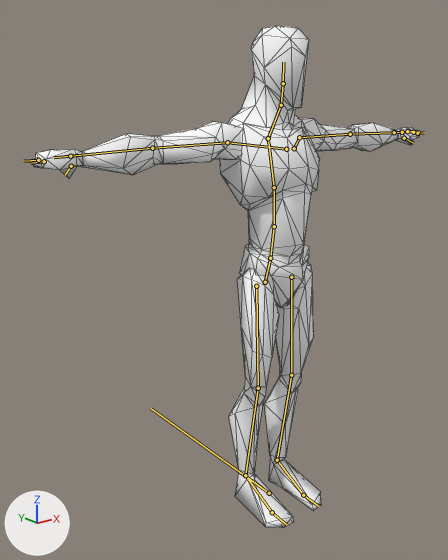
Renders of the glTF model assets/models/anim_addon.glb from each side of a commit.
Camera for both pictures: a camera (50 mm lens) standing at (-1.537, -1.618, 1.632) and looking at (-0.17, 0.09, 0.949). Arrows for +X, +Y and +Z are at lower left; the lights stay in place. The picture after the commit comes second. The bones that change, and the others that lie on the model, are drawn over the model as lines. Mesh edges are drawn as thin lines.

Objects in the first picture: 'Mannequin'.
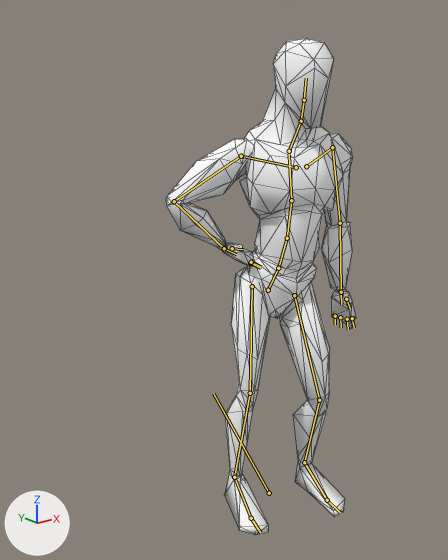
The newer file adds an action. The first version stands in its rest pose; the second is drawn at frame 1 of the action 'Idle Listening'.

Boxes [x1, y1, x2, y2] around the edits, measured in the pictures (448 x 560 px):
'Mannequin', posed (51% narrower)
    before: [27, 26, 421, 527]
    after: [165, 38, 356, 534]
bone 'root', root to tip
    before: (269, 493) to (151, 408)
    after: (269, 493) to (213, 393)
bone 'pelvis', root to tip
    before: (265, 282) to (270, 258)
    after: (268, 290) to (278, 268)
bone 'spine_01', root to tip
    before: (270, 258) to (274, 226)
    after: (278, 268) to (287, 238)
bone 'spine_02', root to tip
    before: (274, 226) to (274, 187)
    after: (287, 238) to (291, 200)
bone 'spine_03', root to tip
    before: (274, 187) to (268, 141)
    after: (291, 200) to (289, 154)
bone 'neck_01', root to tip
    before: (268, 138) to (281, 105)
    after: (289, 151) to (301, 121)
bone 'head', root to tip
    before: (281, 105) to (283, 83)
    after: (301, 121) to (304, 100)
bone 'upperarm_l', root to tip
    before: (299, 137) to (350, 134)
    after: (332, 147) to (340, 223)
bone 'lowerarm_l', root to tip
    before: (350, 134) to (394, 132)
    after: (340, 223) to (341, 292)
bone 'hand_l', root to tip
    before: (394, 132) to (401, 132)
    after: (341, 292) to (341, 304)
bone 'upperarm_r', root to tip
    before: (227, 142) to (152, 148)
    after: (241, 156) to (174, 201)
bone 'lowerarm_r', root to tip
    before: (152, 148) to (70, 156)
    after: (174, 201) to (224, 248)
bone 'hand_r', root to tip
    before: (70, 156) to (54, 157)
    after: (224, 248) to (236, 254)
bone 'thigh_l', root to tip
    before: (291, 277) to (291, 375)
    after: (294, 295) to (319, 400)
bone 'calf_l', root to tip
    before: (291, 375) to (277, 460)
    after: (319, 400) to (304, 462)
bone 'foot_l', root to tip
    before: (277, 460) to (303, 495)
    after: (304, 462) to (327, 500)
bone 'thigh_r', root to tip
    before: (256, 286) to (258, 388)
    after: (252, 286) to (250, 393)
bone 'calf_r', root to tip
    before: (258, 388) to (245, 475)
    after: (250, 393) to (234, 477)
bone 'foot_r', root to tip
    before: (245, 475) to (272, 512)
    after: (234, 477) to (251, 518)

The edits, one by one:
Bone 'root' (bone_root) turns from (0, 0, 0) to (0, 0, -23) degrees about its own x, y and z.
Bone 'pelvis' (bone_pelvis) moves from (0.0, 0.0, 0.0) to (-0.008, -0.032, 0.012).
Bone 'pelvis' (bone_pelvis) turns from (0, 0, 0) to (4, -5, -16) degrees about its own x, y and z.
Bone 'spine_01' (bone_spine_01) turns from (0, 0, 0) to (2, 2, 6) degrees about its own x, y and z.
Bone 'spine_02' (bone_spine_02) turns from (0, 0, 0) to (2, 1, 7) degrees about its own x, y and z.
Bone 'spine_03' (bone_spine_03) turns from (0, 0, 0) to (2, -1, 7) degrees about its own x, y and z.
Bone 'neck_01' (bone_neck_01) turns from (0, 0, 0) to (0, 8, -6) degrees about its own x, y and z.
Bone 'head' (bone_head) turns from (0, 0, 0) to (0, 10, -2) degrees about its own x, y and z.
Bone 'upperarm_l' (bone_upperarm_l) turns from (0, 0, 0) to (2, 30, -80) degrees about its own x, y and z.
Bone 'lowerarm_l' (bone_lowerarm_l) turns from (0, 0, 0) to (9, 0, -3) degrees about its own x, y and z.
Bone 'hand_l' (bone_hand_l) turns from (0, 0, 0) to (18, -57, -14) degrees about its own x, y and z.
Bone 'upperarm_r' (bone_upperarm_r) turns from (0, 0, 0) to (55, -66, -30) degrees about its own x, y and z.
Bone 'lowerarm_r' (bone_lowerarm_r) turns from (0, 0, 0) to (101, -22, 18) degrees about its own x, y and z.
Bone 'hand_r' (bone_hand_r) turns from (0, 0, 0) to (105, 67, 81) degrees about its own x, y and z.
Bone 'thigh_l' (bone_thigh_l) turns from (0, 0, 0) to (-21, -7, -23) degrees about its own x, y and z.
Bone 'calf_l' (bone_calf_l) turns from (0, 0, 0) to (33, 0, 0) degrees about its own x, y and z.
Bone 'foot_l' (bone_foot_l) turns from (0, 0, 0) to (-14, -10, -1) degrees about its own x, y and z.
Bone 'thigh_r' (bone_thigh_r) turns from (0, 0, 0) to (-11, -3, -13) degrees about its own x, y and z.
Bone 'calf_r' (bone_calf_r) turns from (0, 0, 0) to (11, 0, 0) degrees about its own x, y and z.
Bone 'foot_r' (bone_foot_r) turns from (0, 0, 0) to (-3, 1, -6) degrees about its own x, y and z.
